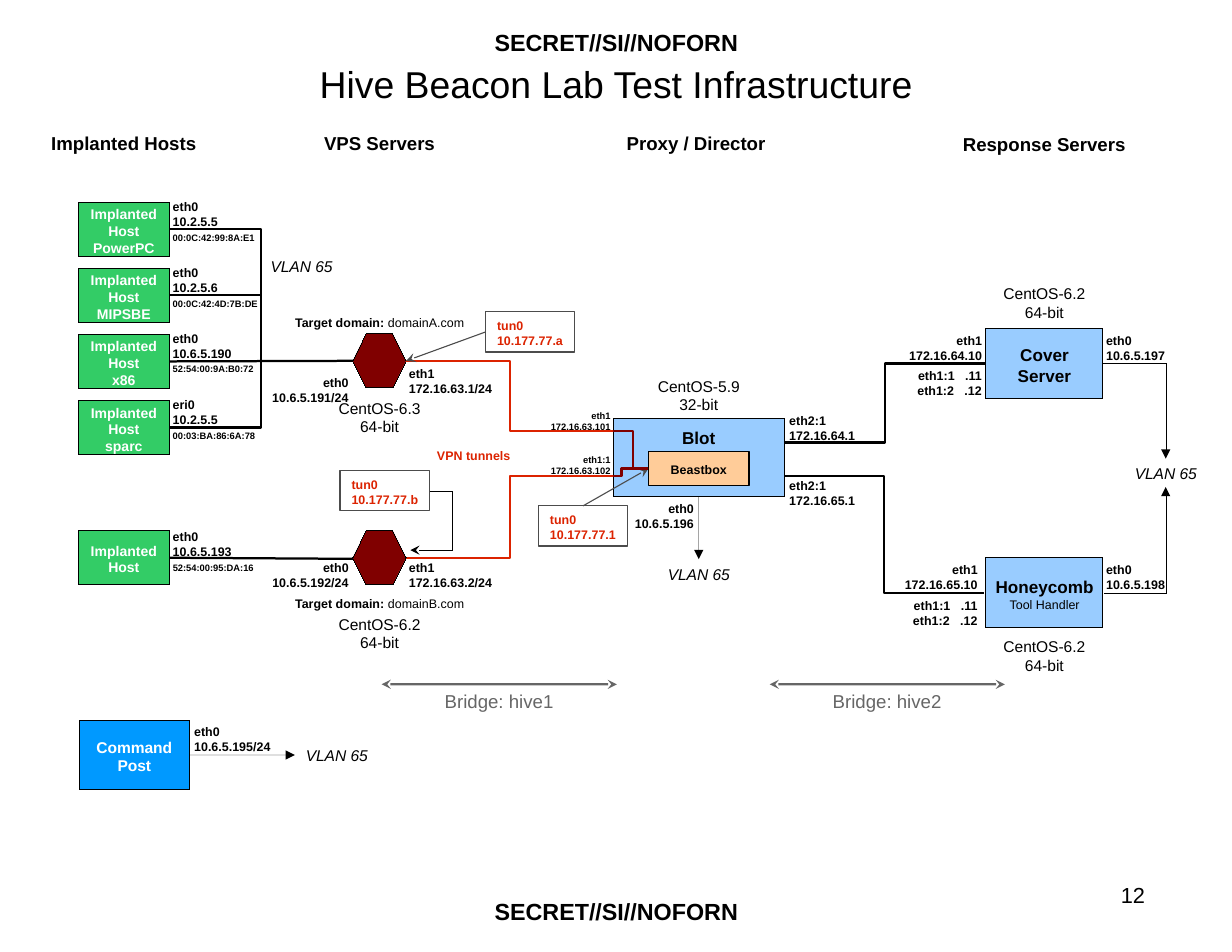
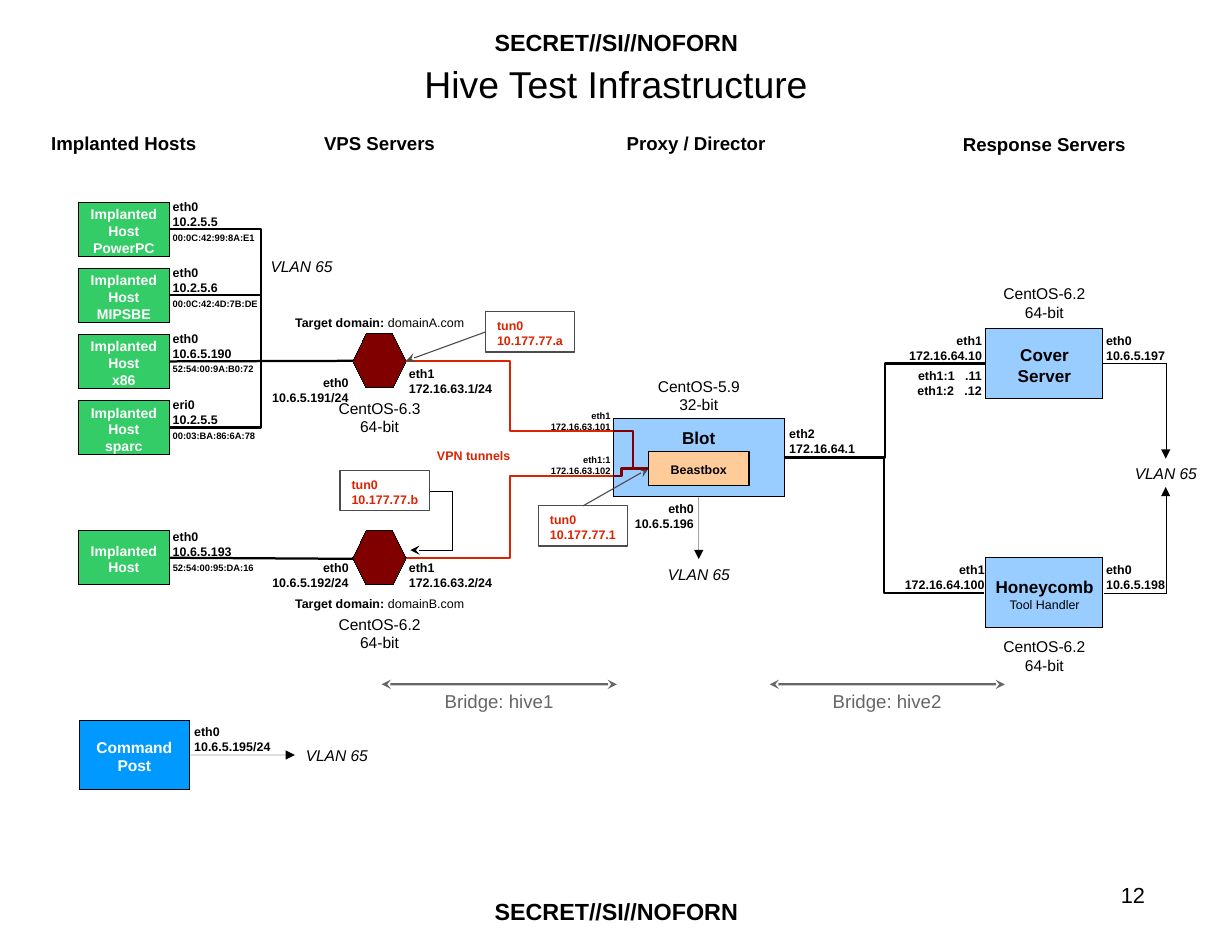
Before and after one commit to soufianetahiri/Vault-8-Hive, a slide deck: slide 12 of infrastructure/documentation/Hive Operating Environment.odp. Drawn at 1232x952 pixels with LibreOffice and Linux fonts; fonts in the diff are those of the drawing. Boxes give left, top, right and bottom in pixels: in the first picture for what was removed or moved away, otherwise in the second. Text is boxed around its words. In the diff, an @@ line names an element or a change of style, - is before the commit and + after.

```diff
--- a/infrastructure/documentation/Hive Operating Environment.odp
+++ b/infrastructure/documentation/Hive Operating Environment.odp
@@ title at bbox=[424, 71, 808, 99]: text changed @@
-Hive Beacon Lab Test Infrastructure
+Hive Test Infrastructure
@@ elbow line moved from (784, 442) - (986, 364) to (784, 458) - (986, 364) @@
@@ text "eth2": place and size @@
-text "eth2" at bbox=[789, 416, 855, 443]
+text "eth2" at bbox=[789, 429, 855, 453]
@@ text at bbox=[789, 429, 815, 438]: text changed @@
-eth2:1
+eth2
@@ elbow line moved from (784, 476) - (984, 592) to (784, 458) - (984, 592) @@
@@ text removed at bbox=[789, 481, 855, 505] @@
-eth2:1
-172.16.65.1
@@ text at bbox=[905, 580, 985, 593]: text changed @@
-172.16.65.10
+172.16.64.100
@@ text removed at bbox=[913, 601, 978, 625] @@
-eth1:1 .11
-eth1:2 .12
```
Also in this commit, not shown: 1 slide added, 43 other files.
